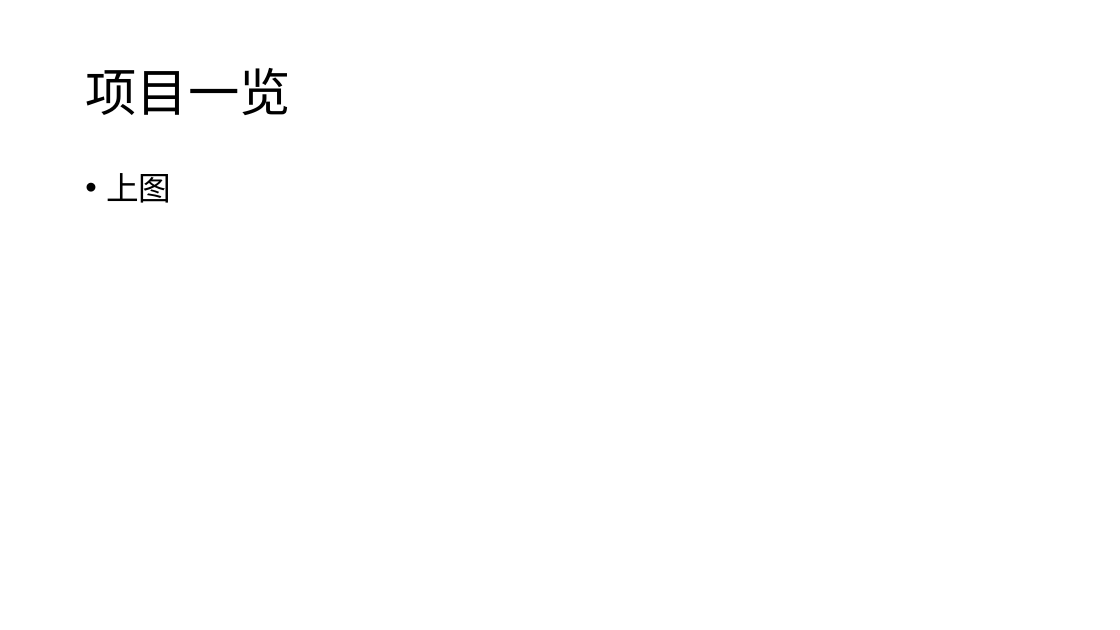
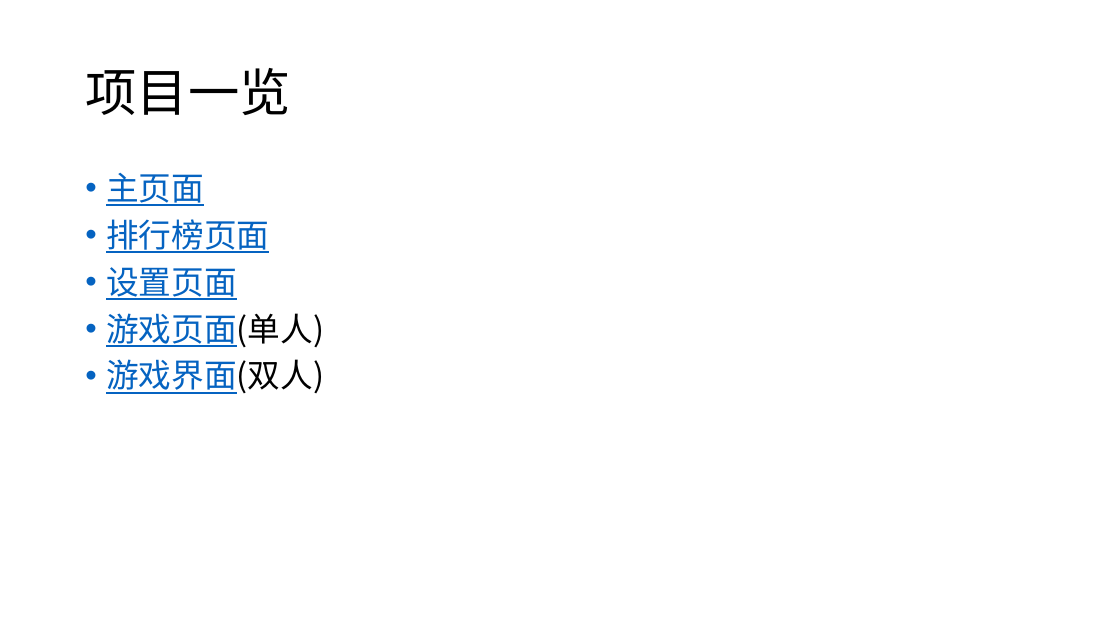
Before and after one commit to Rainy-Sky/javawork, a slide deck: slide 4 of ppt/Java-paprtio.pptx (slide 3 before the commit). Drawn at 1120x630 pixels with LibreOffice and Linux fonts; fonts in the diff are those of the drawing. Boxes give left, top, right and bottom in pixels: in the first picture for what was removed or moved away, otherwise in the second. Text is boxed around its words. In the diff, an @@ line names an element or a change of style, - is before the commit and + after.

```diff
--- a/ppt/Java-paprtio.pptx
+++ b/ppt/Java-paprtio.pptx
@@ text at <box>106,173,324,394</box>: text changed; text colour #000000 to #0563C1 @@
-• 上图
+• 主页面
+• 排行榜页面
+• 设置页面
+• 游戏页面(单人)
+• 游戏界面(双人)
```
Also in this commit, not shown: 6 slides added.
